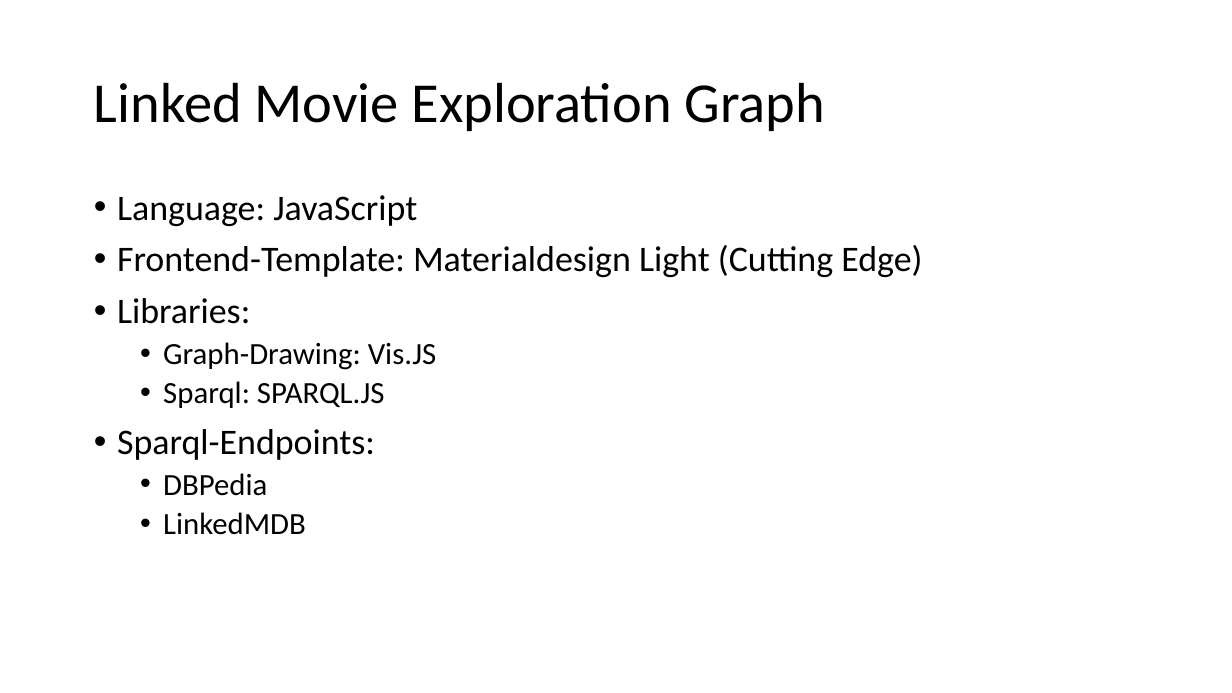
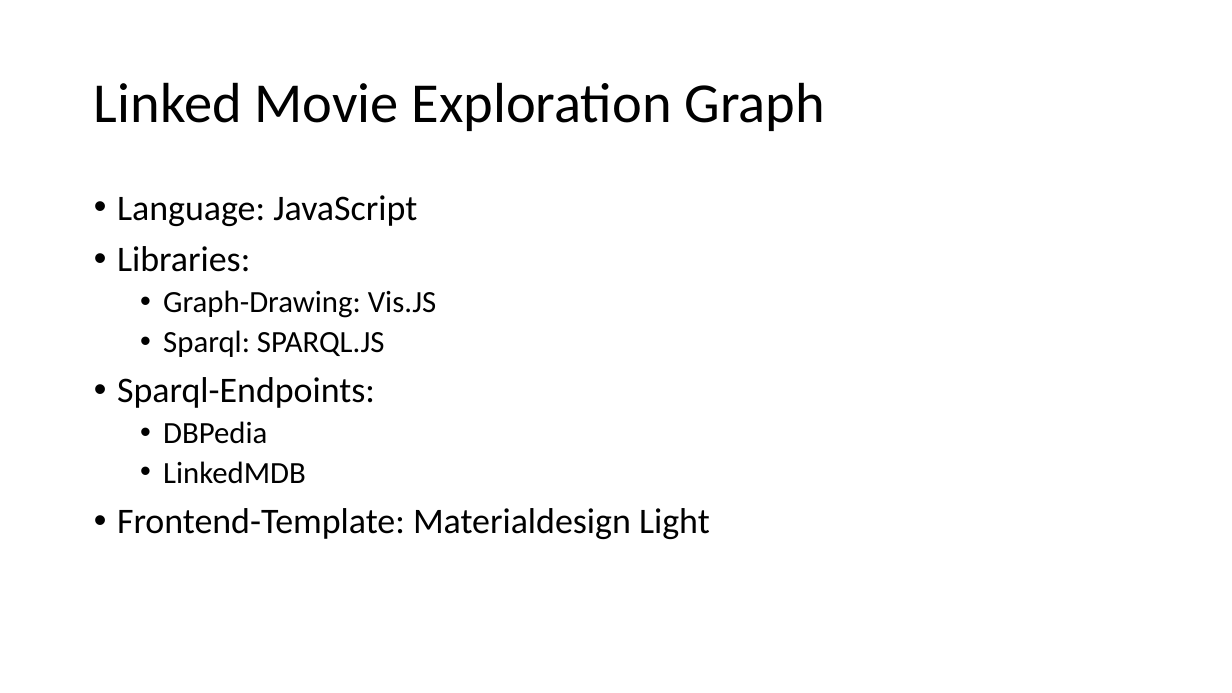
Before and after one commit to mathiasmoeller/LinkedMovieApp, a slide deck: slide 3 of Linked Movie Exploration Graph.pptx (slide 2 before the commit). Drawn at 1232x693 pixels with LibreOffice and Linux fonts; fonts in the diff are those of the drawing; background and template pictures are left out. Boxes give left, top, right and bottom in pixels: in the first picture for what was removed or moved away, otherwise in the second. Text is boxed around its words. In the diff, an @@ line names an element or a change of style, - is before the commit and + after.

```diff
--- a/Linked Movie Exploration Graph.pptx
+++ b/Linked Movie Exploration Graph.pptx
@@ text at (117, 245, 922, 277): paragraph removed @@
-• Frontend-Template: Materialdesign Light (Cutting Edge)
@@ text at (117, 508, 710, 539): paragraph added @@
+• Frontend-Template: Materialdesign Light
```
Also in this commit, not shown: 5 other slides changed.
